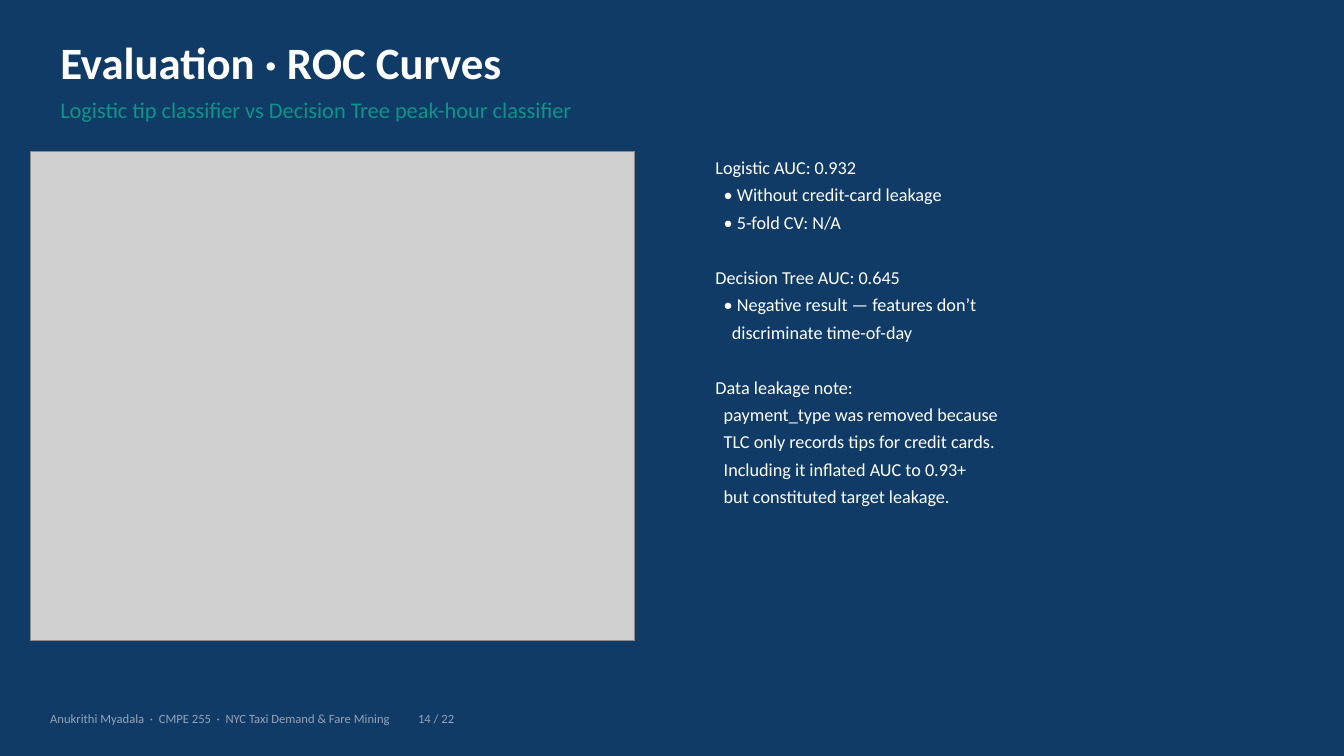
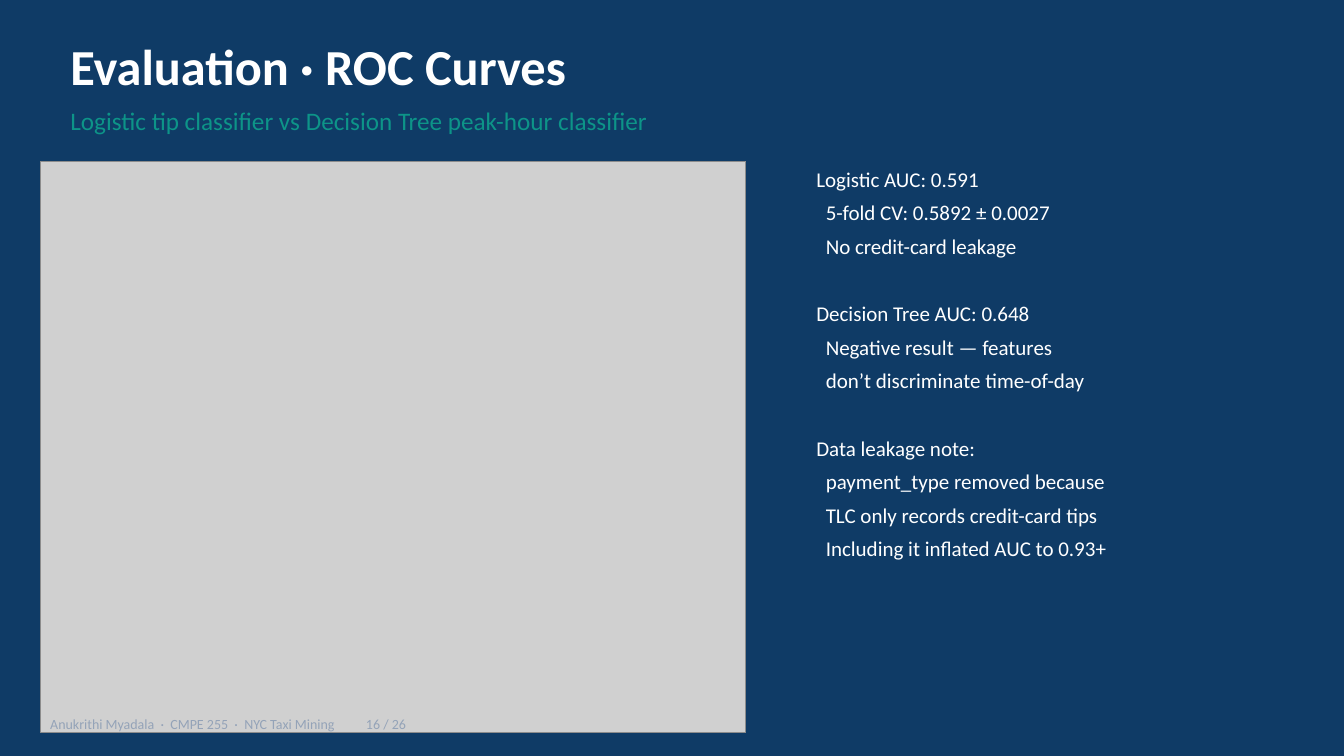
Before and after one commit to anu-myadala/255finalprojectanu, a slide deck: slide 16 of Taxi_Project_Presentation.pptx (slide 14 before the commit). Drawn at 1344x756 pixels with LibreOffice and Linux fonts; fonts in the diff are those of the drawing; grey boxes stand for pictures. Boxes give left, top, right and bottom in pixels: in the first picture for what was removed or moved away, otherwise in the second. Text is boxed around its words. In the diff, an @@ line names an element or a change of style, - is before the commit and + after.

```diff
--- a/Taxi_Project_Presentation.pptx
+++ b/Taxi_Project_Presentation.pptx
@@ text "Evaluation · ROC Curves": place and size @@
-text "Evaluation · ROC Curves" at box(60, 47, 501, 80)
+text "Evaluation · ROC Curves" at box(70, 49, 566, 86)
@@ text "Evaluation · ROC Curves" at box(70, 49, 566, 86): size 32 to 36 pt @@
@@ text "Logistic tip classifier vs Decision ...": place and size @@
-text "Logistic tip classifier vs Decision ..." at box(60, 102, 572, 122)
+text "Logistic tip classifier vs Decision ..." at box(70, 112, 647, 134)
@@ text "Logistic tip classifier vs Decision ..." at box(70, 112, 647, 134): size 16 to 18 pt @@
@@ picture: place and size @@
-picture at box(30, 151, 635, 641)
+picture at box(40, 161, 746, 733)
@@ text "Logistic AUC: 0.591": place and size @@
-text "Logistic AUC: 0.591" at box(715, 161, 997, 506)
+text "Logistic AUC: 0.591" at box(816, 172, 1106, 560)
@@ text at box(816, 172, 1084, 392): text changed; size 13 to 15 pt @@
-Logistic AUC: 0.932
-• Without credit-card leakage
-• 5-fold CV: N/A
-Decision Tree AUC: 0.645
-• Negative result — features don’t
-discriminate time-of-day
+Logistic AUC: 0.591
+5-fold CV: 0.5892 ± 0.0027
+No credit-card leakage
+Decision Tree AUC: 0.648
+Negative result — features
+don’t discriminate time-of-day
@@ text at box(816, 441, 1106, 560): size 13 to 15 pt in "Data leakage note:", "Including it inflated AUC to 0.93+"; more space between paragraphs @@
@@ text at box(826, 474, 1105, 527): text changed; size 13 to 15 pt @@
-payment_type was removed because
-TLC only records tips for credit cards.
+payment_type removed because
+TLC only records credit-card tips
@@ text at box(724, 490, 950, 506): paragraph removed @@
-but constituted target leakage.
@@ text at box(50, 719, 406, 733): text changed; size 9 to 10 pt @@
-Anukrithi Myadala · CMPE 255 · NYC Taxi Demand & Fare Mining 14 / 22
+Anukrithi Myadala · CMPE 255 · NYC Taxi Mining 16 / 26
```
Also in this commit, not shown: 18 other slides changed, 7 slides added, 3 slides removed, 3 other files.
